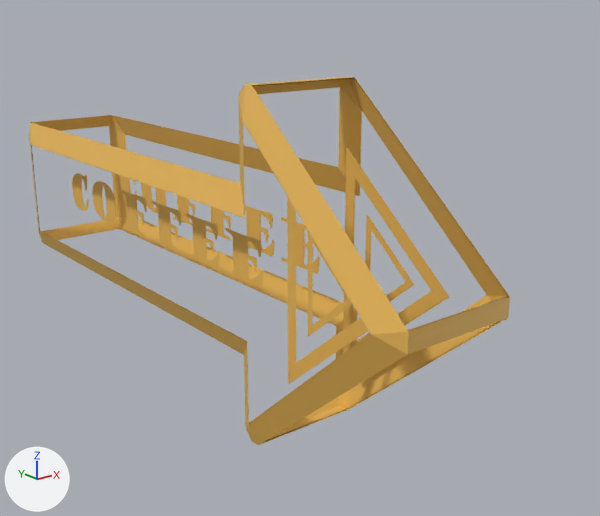
What one commit did to the FBX model Proyecto Pruebas/Assets/_MisAssets/Models/3D_prop_object_holoNeon_directionArrow_003.fbx.
Both versions are drawn from a 50 mm camera at (-0.99, -1.092, 0.254) aimed at (-0.765, -0.81, 0.141). Every picture has the same lights, and +X, +Y and +Z are marked at lower left. Where no turn or scale is listed for an object, it has been applied to the vertices.

Script lines for the objects in view, before the commit:
```python
me_mesh = bpy.data.meshes.new('Mesh')
me_mesh.from_pydata(...)  # 1602 vertices, 1555 faces; spans x -0.029..0.029, y -0.151..0.151, z -0.073..0.073
# faces by material slot: [16, 1539]
me_mesh.materials.append(mat_lambert1)  # picture img_front_jpg
me_mesh.materials.append(mat_front1)  # picture img_front_jpg
me_mesh_001 = bpy.data.meshes.new('Mesh.001')
me_mesh_001.from_pydata(...)  # 1602 vertices, 1555 faces; spans x -0.029..0.029, y -0.15..0.15, z -0.072..0.072
# faces by material slot: [16, 1539]
me_mesh_001.materials.append(mat_lambert1)  # picture img_front_jpg
me_mesh_001.materials.append(mat_front1)  # picture img_front_jpg
ob_directionarrow_back = bpy.data.objects.new('directionArrow_back', me_mesh_001)
ob_directionarrow_back.location = (-0.7897, -0.7756, 0.1516)
ob_directionarrow_front = bpy.data.objects.new('directionArrow_front', me_mesh)
ob_directionarrow_front.location = (-0.7897, -0.7756, 0.1516)
```
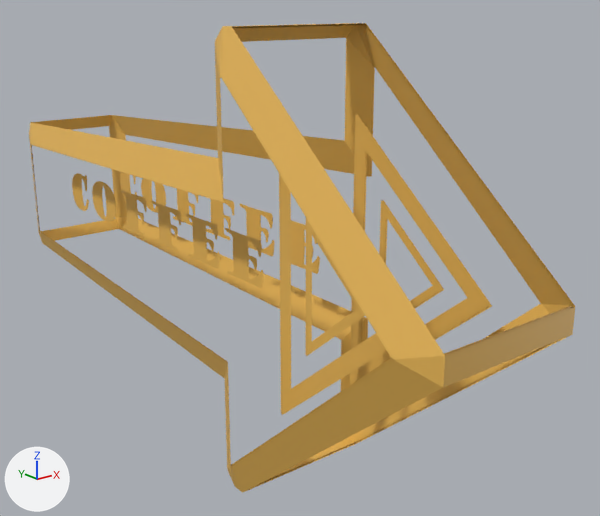
Boxes (x1, y1, x2, y2) around the edits, measured in the pictures (600 x 516 px; the box of a moved part takes in the faces that stretch with it):
```json
{"object": "directionArrow_front", "change": "reshaped", "before": [29, 77, 510, 445], "after": [29, 23, 575, 492], "on screen": "13% wider, 27% taller"}
{"object": "directionArrow_back", "change": "reshaped", "before": [31, 78, 507, 439], "after": [31, 25, 572, 478], "on screen": "14% wider, 25% taller"}
{"part": 1, "of": "me_mesh_001", "change": "moved or reshaped", "before": [287, 196, 361, 383], "after": [279, 174, 377, 413]}
{"part": 2, "of": "me_mesh_001", "change": "moved or reshaped", "before": [308, 231, 348, 326], "after": [305, 218, 359, 355]}
{"part": 3, "of": "me_mesh_001", "change": "moved or reshaped", "before": [343, 148, 447, 354], "after": [350, 114, 489, 385]}
{"part": 4, "of": "me_mesh_001", "change": "moved or reshaped", "before": [365, 215, 412, 300], "after": [379, 200, 442, 307]}
{"part": 5, "of": "me_mesh_001", "change": "moved or reshaped", "before": [40, 78, 362, 439], "after": [33, 25, 375, 478]}
{"part": 6, "of": "me_mesh_001", "change": "moved or reshaped", "before": [244, 80, 507, 423], "after": [221, 26, 572, 466]}
{"part": 7, "of": "me_mesh", "change": "moved or reshaped", "before": [288, 198, 369, 384], "after": [280, 175, 387, 415]}
{"part": 8, "of": "me_mesh", "change": "moved or reshaped", "before": [308, 233, 352, 337], "after": [306, 220, 365, 356]}
{"part": 9, "of": "me_mesh", "change": "moved or reshaped", "before": [347, 148, 449, 344], "after": [357, 114, 492, 343]}
{"part": 10, "of": "me_mesh", "change": "moved or reshaped", "before": [368, 216, 414, 301], "after": [383, 200, 444, 309]}
{"part": 11, "of": "me_mesh", "change": "moved or reshaped", "before": [31, 77, 362, 445], "after": [31, 23, 375, 492]}
{"part": 12, "of": "me_mesh", "change": "moved or reshaped", "before": [244, 78, 510, 445], "after": [222, 24, 575, 492]}
```

Scene script edits in JSON lines:
```json
{"block": "me_mesh_001", "where": "# used by ob_directionarrow_back; location = (-0.7897, -0.7756, 0.1516)"}
{"op": "remove", "block": "me_mesh_001", "code": "me_mesh_001.from_pydata(...)  # 1602 vertices, 1555 faces; spans x -0.029..0.029, y -0.15..0.15, z -0.072..0.072"}
{"op": "add", "block": "me_mesh_001", "code": "me_mesh_001.from_pydata(...)  # 1602 vertices, 1555 faces; spans x -0.037..0.037, y -0.17..0.15, z -0.092..0.092"}
{"block": "me_mesh_001", "change": "me_mesh_001 part 1: the loose piece of 8 vertices spanning x -0.012, y -0.129..-0.073, z -0.047..0.046 is scaled about its middle by (1, 1.28, 1.28), then moved by (-0.003, -0.007, 0.0)"}
{"block": "me_mesh_001", "change": "me_mesh_001 part 2: the loose piece of 8 vertices spanning x -0.012, y -0.112..-0.086, z -0.022..0.021 is scaled about its middle by (1, 1.28, 1.28), then moved by (-0.003, -0.007, 0.0)"}
{"block": "me_mesh_001", "change": "me_mesh_001 part 3: the loose piece of 8 vertices spanning x 0.017, y -0.129..-0.073, z -0.047..0.046 is scaled about its middle by (1, 1.28, 1.28), then moved by (0.005, -0.007, 0.0)"}
{"block": "me_mesh_001", "change": "me_mesh_001 part 4: the loose piece of 8 vertices spanning x 0.017, y -0.112..-0.086, z -0.022..0.021 is scaled about its middle by (1, 1.28, 1.28), then moved by (0.005, -0.007, 0.0)"}
{"block": "me_mesh_001", "change": "me_mesh_001 part 5: all 28 vertices in x -0.029..0.029, y -0.069..-0.06, z -0.072..0.072 are scaled about their middle by 1.28, then moved by (0.0, -0.008, 0.0)"}
{"block": "me_mesh_001", "change": "me_mesh_001 part 6: all 6 vertices in x -0.029..0.029, y -0.15..-0.137, z -0.004..0.004 are scaled about their middle by 1.28, then moved by (0.0, -0.008, 0.0)"}
{"block": "me_mesh", "where": "# used by ob_directionarrow_front; location = (-0.7897, -0.7756, 0.1516)"}
{"op": "remove", "block": "me_mesh", "code": "me_mesh.from_pydata(...)  # 1602 vertices, 1555 faces; spans x -0.029..0.029, y -0.151..0.151, z -0.073..0.073"}
{"op": "add", "block": "me_mesh", "code": "me_mesh.from_pydata(...)  # 1602 vertices, 1555 faces; spans x -0.037..0.037, y -0.172..0.151, z -0.093..0.093"}
{"block": "me_mesh", "change": "me_mesh part 7: the loose piece of 8 vertices spanning x -0.012, y -0.13..-0.074, z -0.047..0.046 is scaled about its middle by (1, 1.28, 1.28), then moved by (-0.003, -0.008, 0.0)"}
{"block": "me_mesh", "change": "me_mesh part 8: the loose piece of 8 vertices spanning x -0.012, y -0.113..-0.086, z -0.022..0.022 is scaled about its middle by (1, 1.28, 1.28), then moved by (-0.003, -0.007, 0.0)"}
{"block": "me_mesh", "change": "me_mesh part 9: the loose piece of 8 vertices spanning x 0.017, y -0.13..-0.074, z -0.047..0.046 is scaled about its middle by (1, 1.28, 1.28), then moved by (0.005, -0.008, 0.0)"}
{"block": "me_mesh", "change": "me_mesh part 10: the loose piece of 8 vertices spanning x 0.017, y -0.113..-0.086, z -0.022..0.022 is scaled about its middle by (1, 1.28, 1.28), then moved by (0.005, -0.007, 0.0)"}
{"block": "me_mesh", "change": "me_mesh part 11: all 28 vertices in x -0.029..0.029, y -0.07..-0.061, z -0.073..0.073 are scaled about their middle by 1.28, then moved by (0.0, -0.009, 0.0)"}
{"block": "me_mesh", "change": "me_mesh part 12: all 6 vertices in x -0.029..0.029, y -0.151..-0.138, z -0.004..0.004 are scaled about their middle by 1.28, then moved by (0.0, -0.009, 0.0)"}
```
